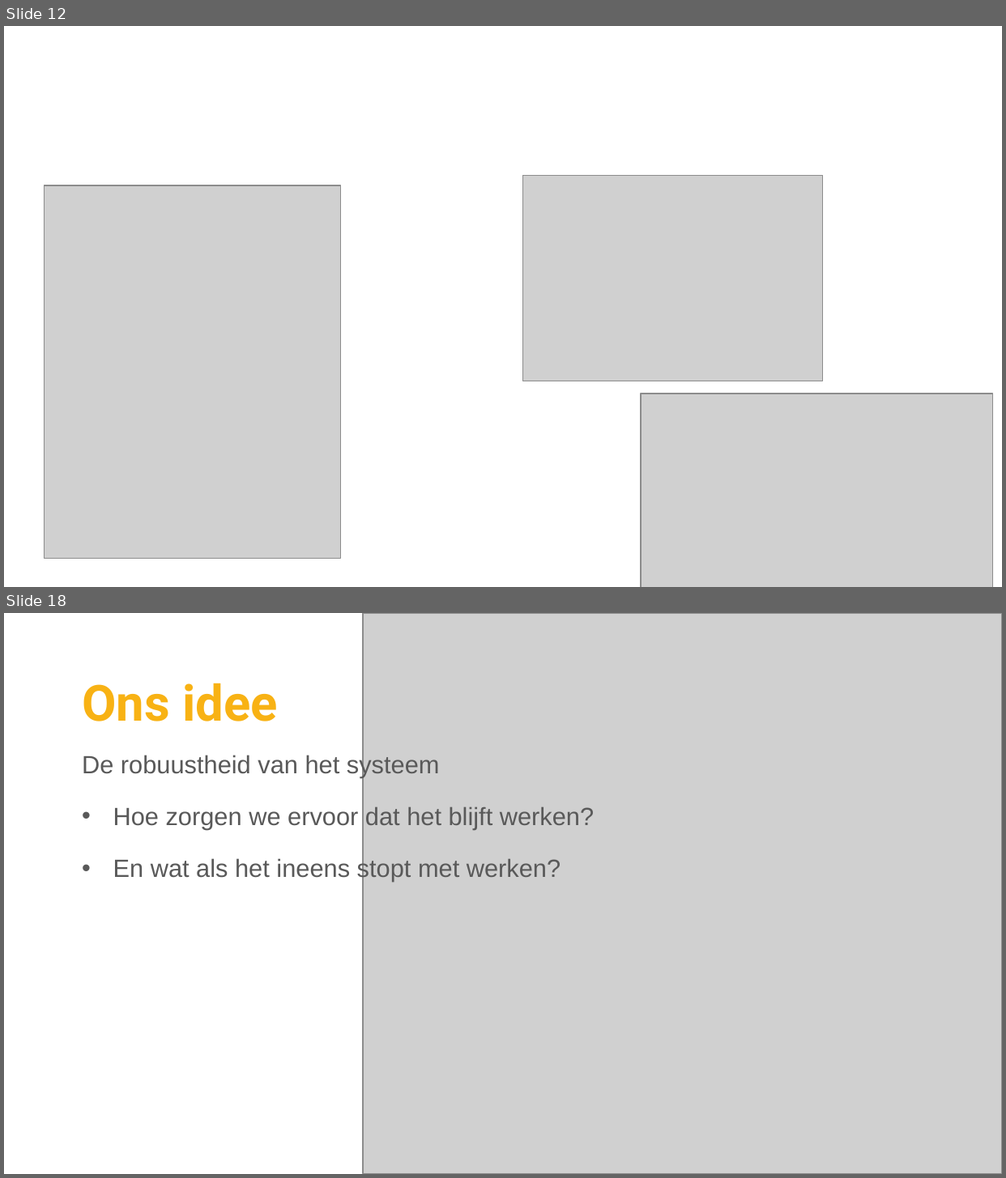
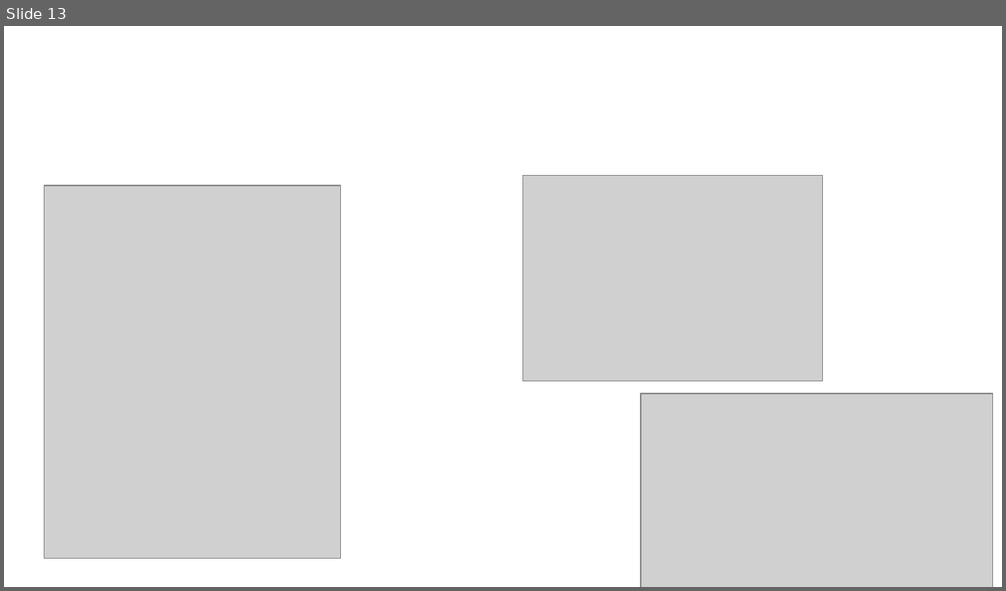
Before and after one commit to Mastermindzh/nj2017-iot-dwa-BurgersZoo1, a slide deck: groepsprocess/Presentaties/Tussenpresentatie (groep 1 & 2).pptx. Shown one above the other, each under a label of ours: slides 12 and 18 before the commit, slide 13 after it; the slides between them are not shown. The pictures are 1006x1178 and 1006x591 pixels, drawn with LibreOffice and Linux fonts; fonts in the diff are those of the drawing; grey boxes stand for pictures. Boxes give left, top, right and bottom in pixels: in the first picture for what was removed or moved away, otherwise in the second. Text is boxed around its words. In the diff, an @@ line names an element or a change of style, - is before the commit and + after.

```diff
--- a/groepsprocess/Presentaties/Tussenpresentatie (groep 1 & 2).pptx
+++ b/groepsprocess/Presentaties/Tussenpresentatie (groep 1 & 2).pptx
@@ slide 18 removed at (4,613,1002,1174), background #FFFFFF @@
@@ picture removed at (364,613,1002,1174) @@
@@ text removed at (82,683,278,722) @@
-Ons idee
@@ text removed at (82,753,594,882) @@
-De robuustheid van het systeem
-• Hoe zorgen we ervoor dat het blijft werken?
-• En wat als het ineens stopt met werken?
@@ what was slide 12 is now slide 13 @@
```
Also in this commit, not shown: 13 slides changed, 7 slides added, 3 other files.
